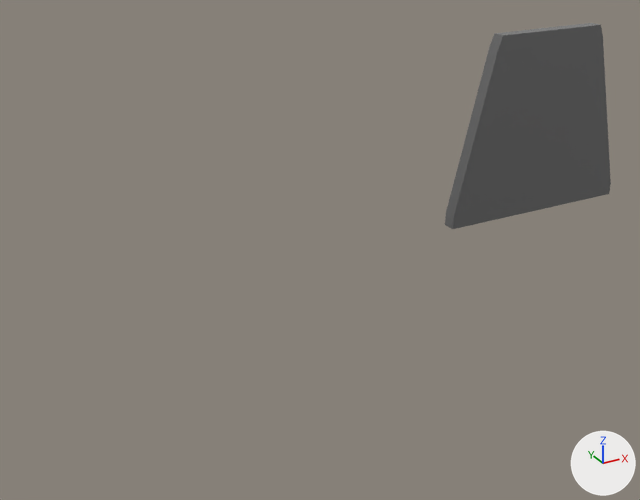
What one commit did to the FBX model Assets/NP-SCIFI Pack/Foundation/Walls/EndCap/EndCap 3.fbx.
The view is the same before and after, from a camera (50 mm lens) standing at (-21.1, -67.29, 11.21) and looking at (-12.89, -52.34, 3.74). Every picture has the same lights, and +X, +Y and +Z are marked at lower right. Where no turn or scale is listed for an object, it has been applied to the vertices.

Names of what the first picture shows: 'Wall Roof Hybrid Endcap 1.003'.
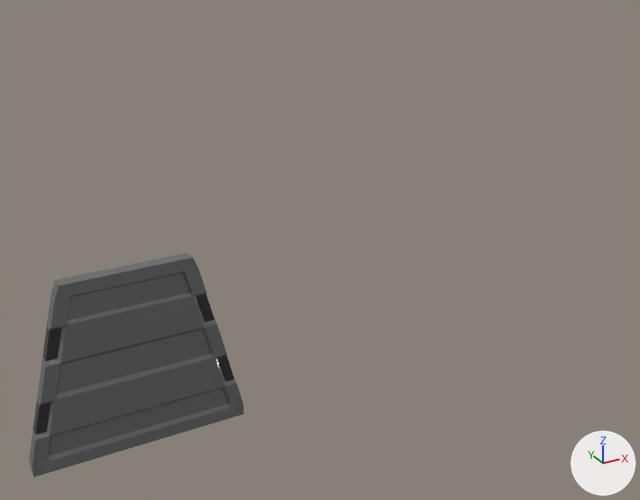
Where the change shows, as pixel boxes [x1, y1, x2, y2] in the pictures (640 x 500 px):
'Wall Roof Hybrid Endcap 1.003', reshaped, moved (29% wider, 9% taller): before [445, 23, 611, 229]; after [29, 253, 244, 477]
part 1 of me_cube_165, added: after [29, 253, 244, 477]

Diff of the bpy script that builds the scene:
```diff
--- a/Assets/NP-SCIFI Pack/Foundation/Walls/EndCap/EndCap 3.fbx.py
+++ b/Assets/NP-SCIFI Pack/Foundation/Walls/EndCap/EndCap 3.fbx.py
@@ mat_dark_grey @@
+mat_dark_grey = principled_material('Dark Grey')
+mat_dark_grey.base_color = (0.0509, 0.0509, 0.0509)  # black #404040
+mat_dark_grey.metallic = 0.5
+mat_dark_grey.roughness = 0.3
@@ mat_light_grey @@
+mat_light_grey = principled_material('Light Grey')
+mat_light_grey.base_color = (0.214, 0.214, 0.214)  # grey #7f7f7f
+mat_light_grey.metallic = 0.5
+mat_light_grey.roughness = 0.1
@@ me_cube_165 @@
 # used by ob_wall_roof_hybrid_endcap_1_003; location = (-7.89, -53.08, 4.0)
-me_cube_165.from_pydata(...)  # 32 vertices, 30 faces; spans x -2.28..2.28, y -0.2..0.08, z 0.0..4.0
+me_cube_165.from_pydata(...)  # 360 vertices, 358 faces; spans x -2.28..2.28, y -0.2..0.08, z 0.0..4.0
+# me_cube_165 part 1: 328 vertices added at x -2.26..2.26, y -0.2..0.08, z 0.0..4.0
 me_cube_165.materials.append(mat_grey)
+me_cube_165.materials.append(mat_dark_grey)  # black #404040
+me_cube_165.materials.append(mat_light_grey)  # grey #7f7f7f
@@ ob_wall_roof_hybrid_endcap_1_003 @@
 ob_wall_roof_hybrid_endcap_1_003 = bpy.data.objects.new('Wall Roof Hybrid Endcap 1.003', me_cube_165)
-ob_wall_roof_hybrid_endcap_1_003.location = (-7.89, -53.08, 4.0)
+ob_wall_roof_hybrid_endcap_1_003.location = (-16.88, -51.79, 0.0)
```
